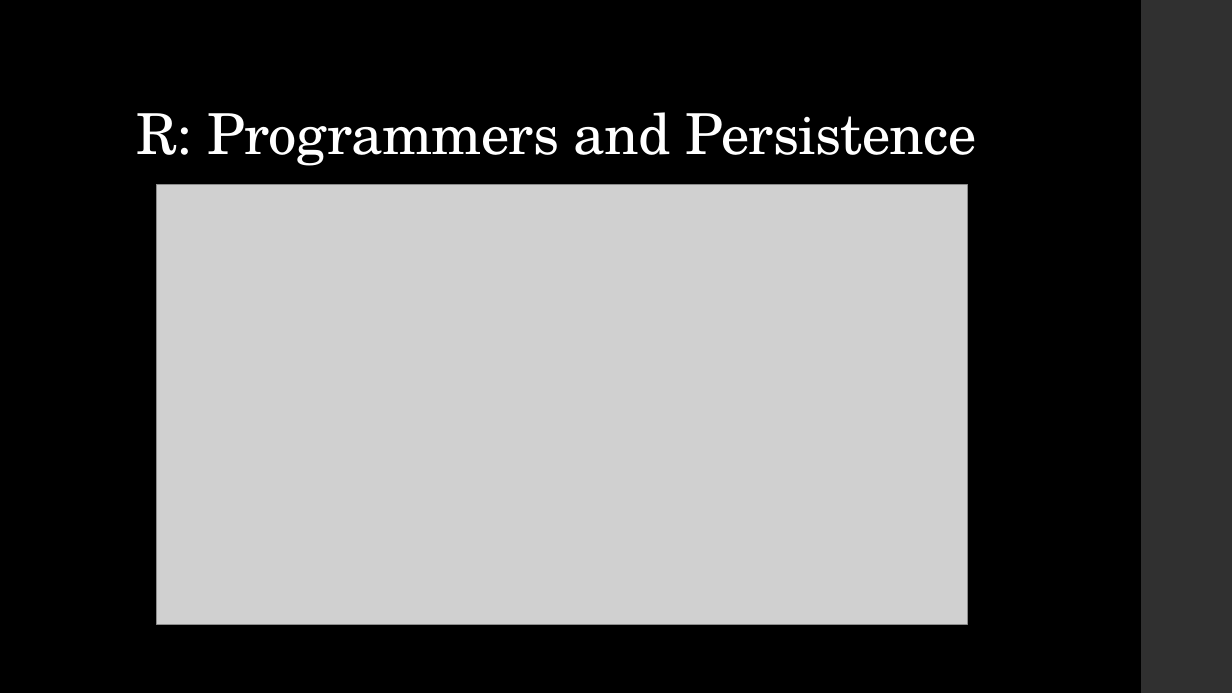
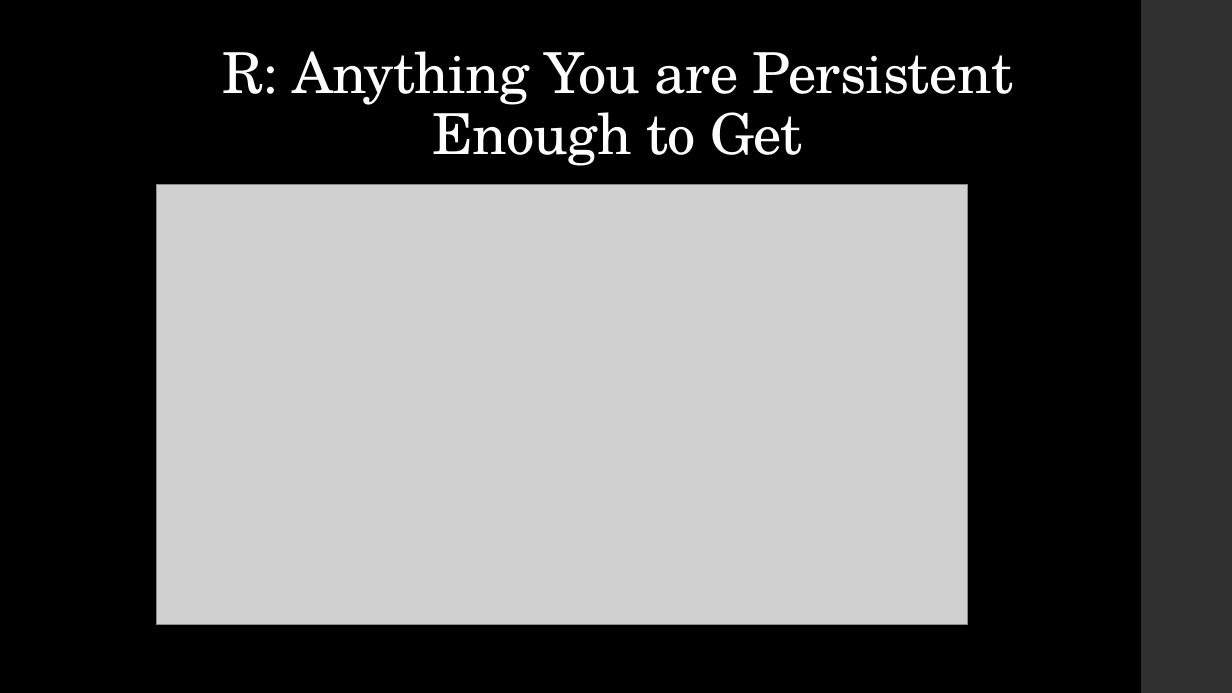
Before and after one commit to ndporter/snademo, a slide deck: slide 14 of Choosing a Social Network Tool (December 2013).pptx (slide 13 before the commit). Drawn at 1232x693 pixels with LibreOffice and Linux fonts; fonts in the diff are those of the drawing; grey boxes stand for pictures. Boxes give left, top, right and bottom in pixels: in the first picture for what was removed or moved away, otherwise in the second. Text is boxed around its words. In the diff, an @@ line names an element or a change of style, - is before the commit and + after.

```diff
--- a/Choosing a Social Network Tool (December 2013).pptx
+++ b/Choosing a Social Network Tool (December 2013).pptx
@@ title at (222, 51, 1013, 166): text changed @@
-R: Programmers and Persistence
+R: Anything You are Persistent Enough to Get
```
Also in this commit, not shown: 3 other slides changed, 2 slides added.
